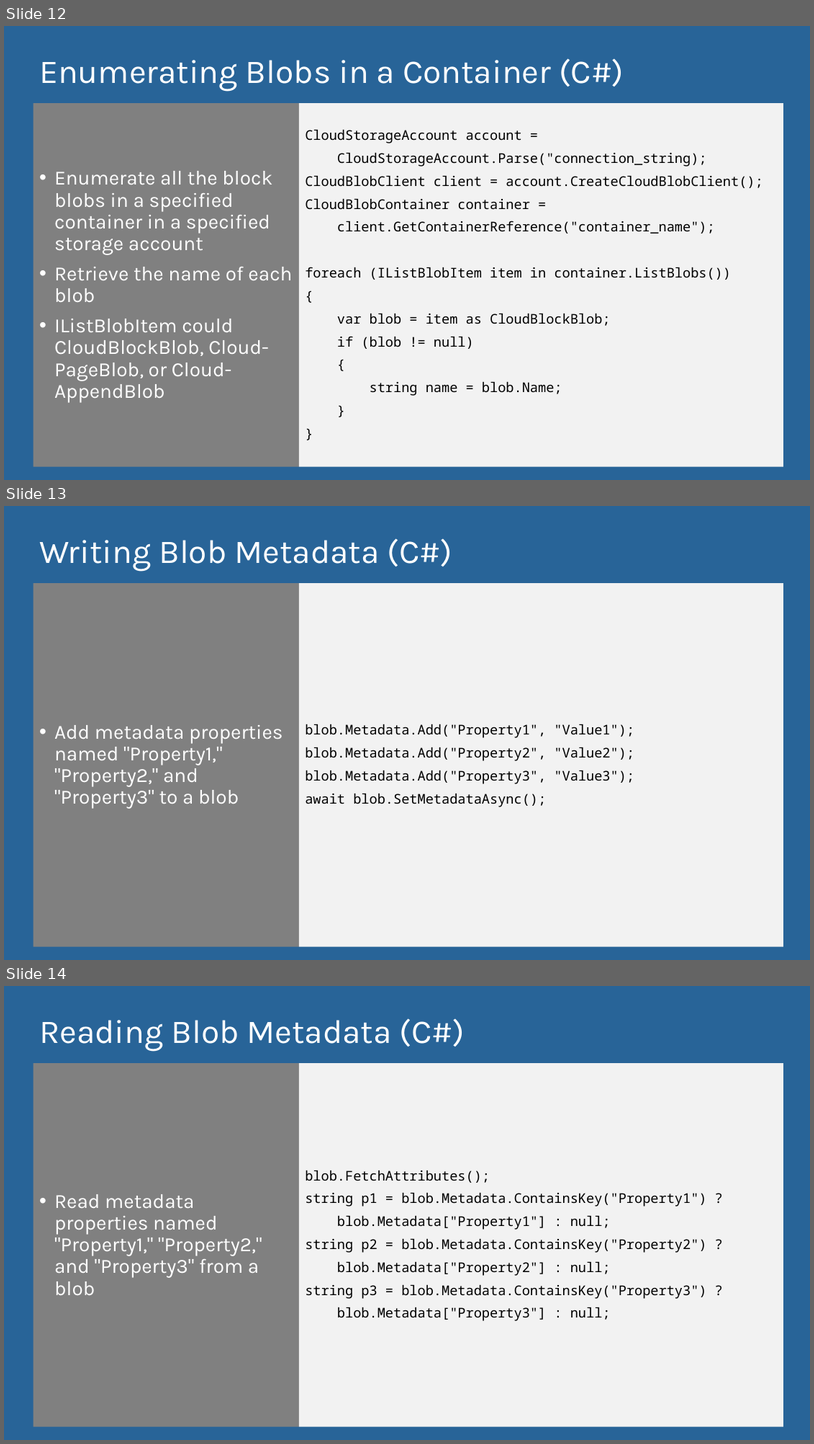
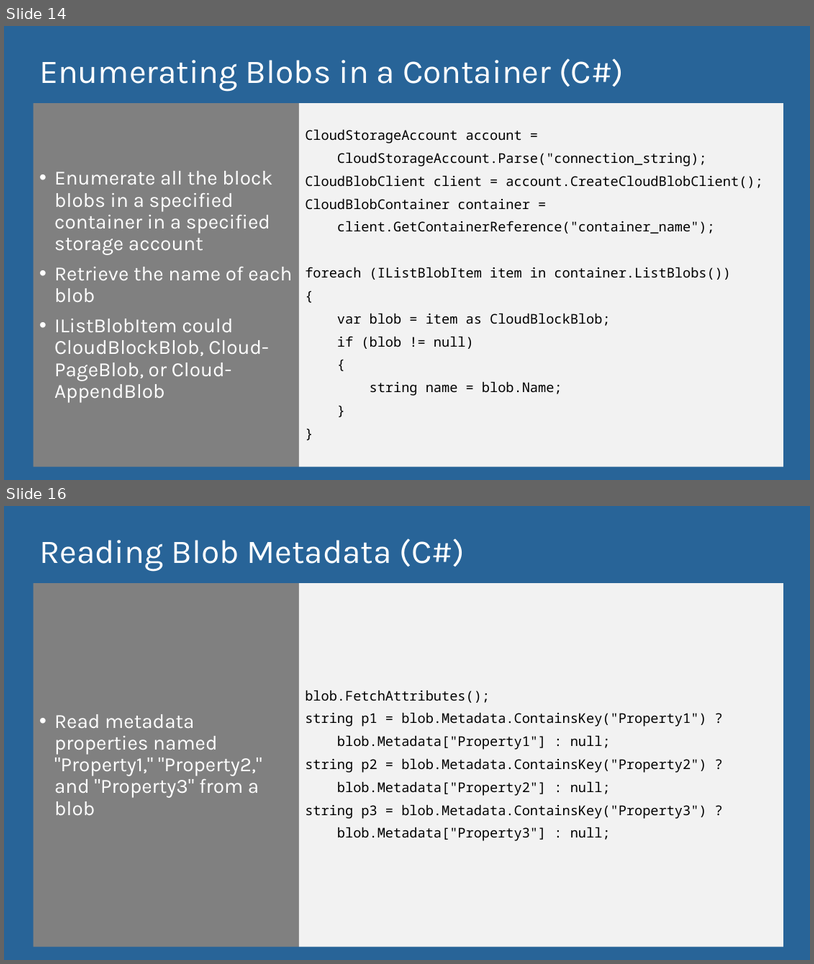
Before and after one commit to microsoft/AcademicContent, a slide deck: Workshop/Content/3. Storage/Azure Storage and Cognitive Services.pptx. Shown one above the other, each under a label of ours: slides 12, 13 and 14 before the commit, slides 14 and 16 after it; the slides between them are not shown. The pictures are 814x1444 and 814x964 pixels, drawn with LibreOffice and Linux fonts; fonts in the diff are those of the drawing. Boxes give left, top, right and bottom in pixels: in the first picture for what was removed or moved away, otherwise in the second. Text is boxed around its words. In the diff, an @@ line names an element or a change of style, - is before the commit and + after.

```diff
--- a/Workshop/Content/3. Storage/Azure Storage and Cognitive Services.pptx
+++ b/Workshop/Content/3. Storage/Azure Storage and Cognitive Services.pptx
@@ slide 13 removed at [4, 506, 810, 960], background #286498 @@
@@ title removed at [39, 538, 453, 571] @@
-Writing Blob Metadata (C#)
@@ text removed at [33, 584, 299, 947] @@
-• Add metadata properties named "Property1," "Property2," and "Property3" to a blob
@@ text removed at [299, 584, 784, 947] @@
-blob.Metadata.Add("Property1", "Value1");
-blob.Metadata.Add("Property2", "Value2");
-blob.Metadata.Add("Property3", "Value3");
-await blob.SetMetadataAsync();
@@ what was slide 12 is now slide 14 @@
@@ what was slide 14 is now slide 16 @@
```
Also in this commit, not shown: 2 slides added, 5 other slides removed.
